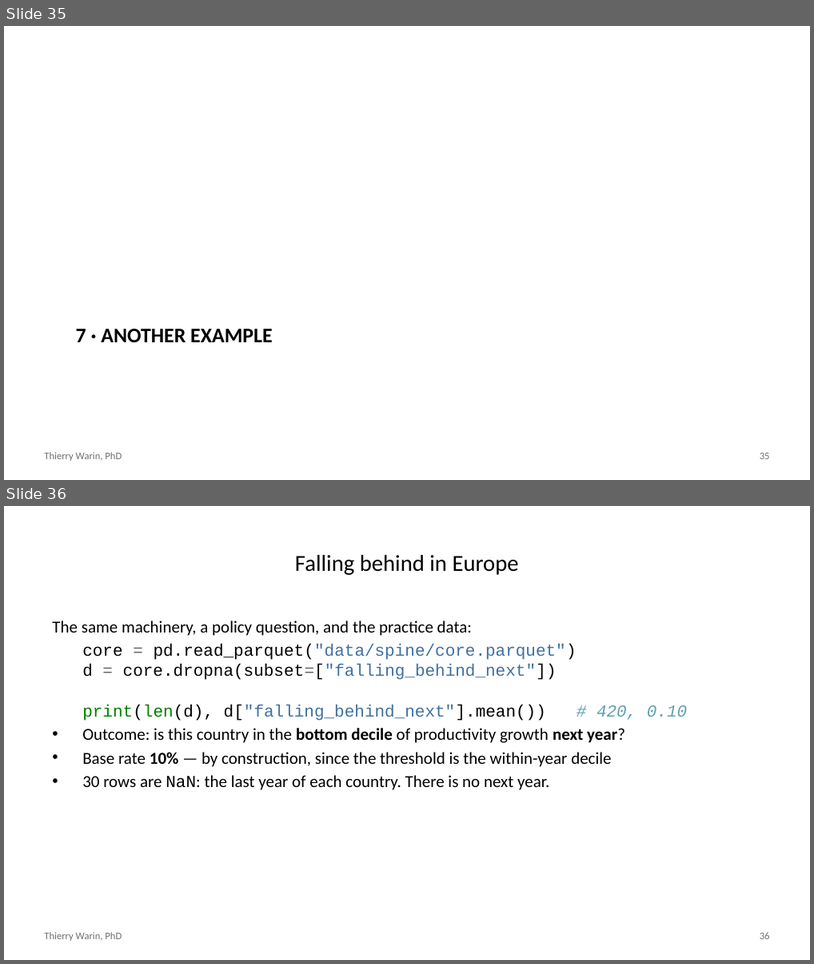
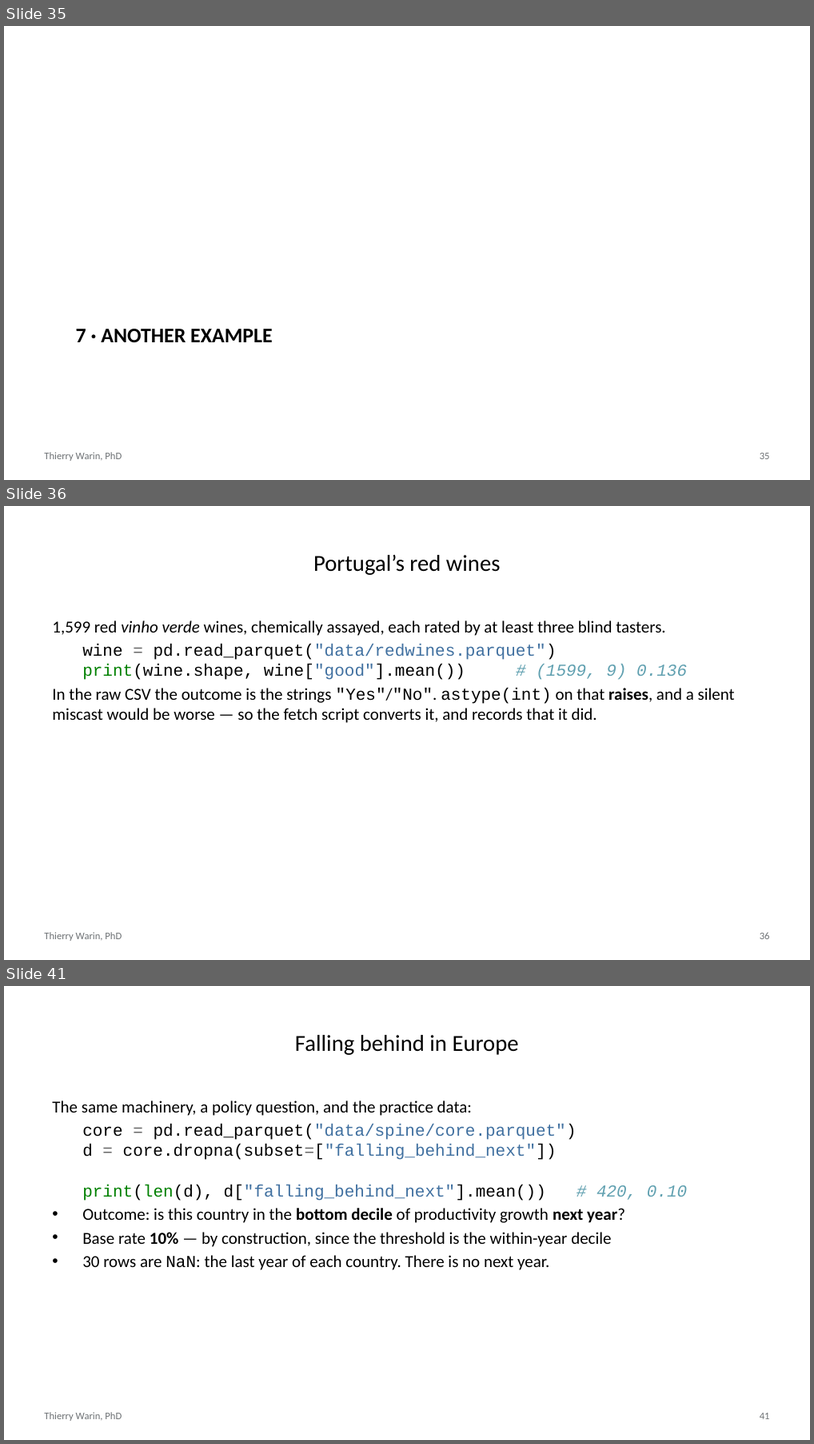
Before and after one commit to warint/quantitative-methods, a slide deck: 06-classification-logistic-and-penalised/slides.pptx. Shown one above the other, each under a label of ours: slides 35 and 36 before the commit, slides 35, 36 and 41 after it; the slides between them are not shown. The pictures are 814x964 and 814x1444 pixels, drawn with LibreOffice and Linux fonts; fonts in the diff are those of the drawing. Boxes give left, top, right and bottom in pixels: in the first picture for what was removed or moved away, otherwise in the second. Text is boxed around its words. In the diff, an @@ line names an element or a change of style, - is before the commit and + after.

```diff
--- a/06-classification-logistic-and-penalised/slides.pptx
+++ b/06-classification-logistic-and-penalised/slides.pptx
@@ slide 36 added at (4,506,810,960), background #FFFFFF; not listed: 2 template elements that a slide beside it also shows @@
@@ title added at (314,555,501,575), 20.5 pt, text #000000 @@
+Portugal’s red wines
@@ text added at (52,620,735,723), 15 pt, text #000000 @@
+1,599 red vinho verde wines, chemically assayed, each rated by at least three blind tasters.
+wine = pd.read_parquet("data/redwines.parquet")
+print(wine.shape, wine["good"].mean()) # (1599, 9) 0.136
+In the raw CSV the outcome is the strings "Yes"/"No". astype(int) on that raises, and a silent miscast would be worse — so the fetch script converts it, and records that it did.
@@ what was slide 36 is now slide 41 @@
@@ page number at (760,1412,770,1419): text changed @@
-36
+41
```
Also in this commit, not shown: 3 slides changed, 4 other slides added, 3 other files.
